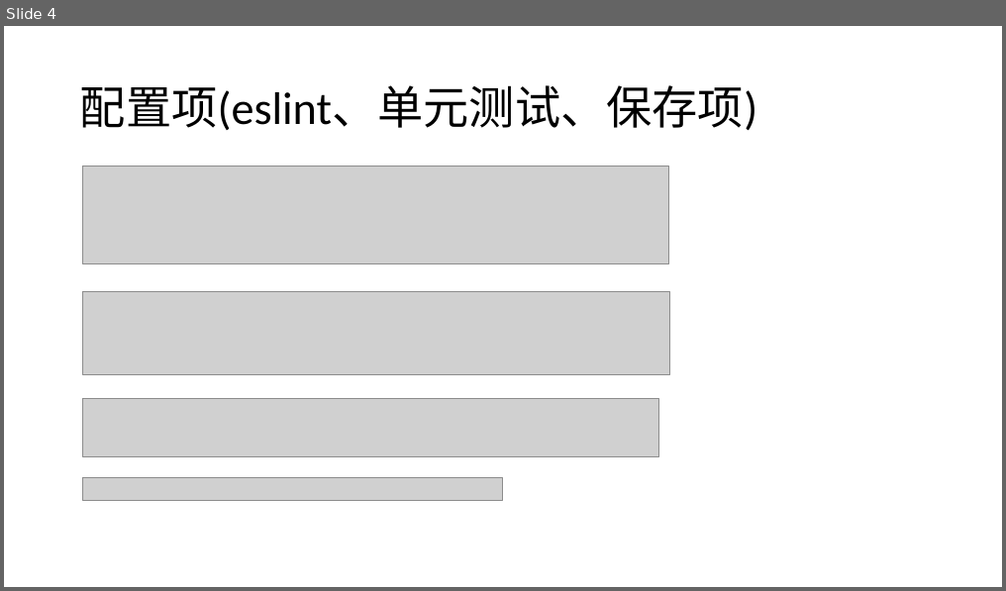
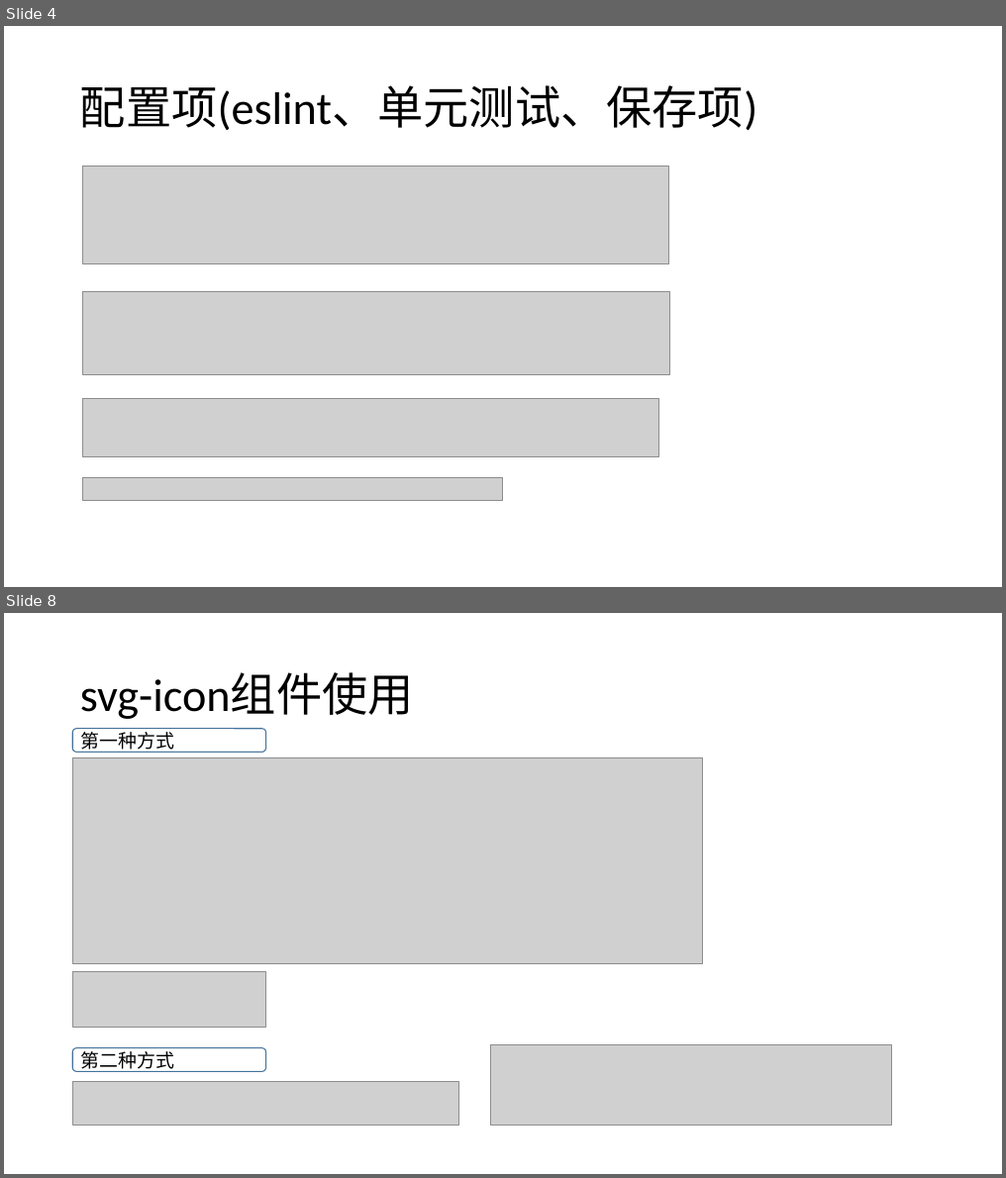
Before and after one commit to liwenxin-jam/vuecli3-starter, a slide deck: doc/vue-cli3.pptx. Shown one above the other, each under a label of ours: slide 4 before the commit, slides 4 and 8 after it; the slides between them are not shown. The pictures are 1006x591 and 1006x1178 pixels, drawn with LibreOffice and Linux fonts; fonts in the diff are those of the drawing; grey boxes stand for pictures. Boxes give left, top, right and bottom in pixels: in the first picture for what was removed or moved away, otherwise in the second. Text is boxed around its words. In the diff, an @@ line names an element or a change of style, - is before the commit and + after.

```diff
--- a/doc/vue-cli3.pptx
+++ b/doc/vue-cli3.pptx
@@ slide 8 added at [4, 613, 1002, 1174], background #FFFFFF @@
@@ title added at [80, 673, 414, 719], 44 pt, text #000000 @@
+svg-icon组件使用
@@ rounded rectangle added at [73, 728, 266, 752], outline #43739E 1 pt, 18 pt, text #000000 @@
+第一种方式
@@ picture added at [73, 759, 703, 964] @@
@@ picture added at [73, 971, 266, 1027] @@
@@ rounded rectangle added at [73, 1049, 266, 1072], outline #43739E 1 pt, 18 pt, text #000000 @@
+第二种方式
@@ picture added at [491, 1046, 892, 1125] @@
@@ picture added at [73, 1082, 460, 1125] @@
```
Also in this commit, not shown: 1 slide changed, 3 other slides added, 4 slides removed, 41 other files.
